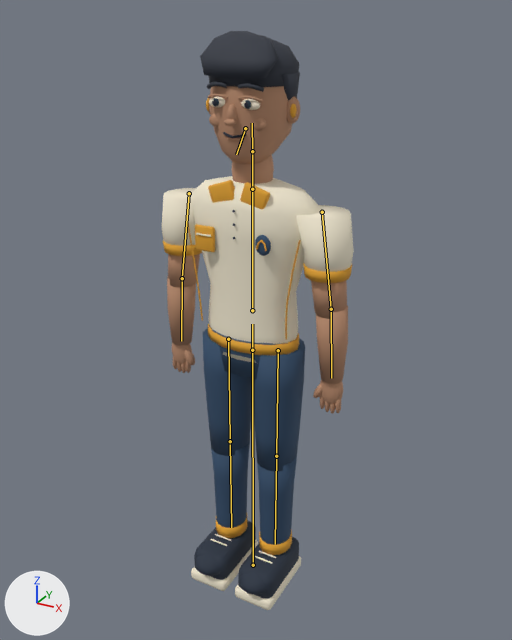
What one commit did to the glTF model public/models/aurora/lorenzo.glb.
Rendered twice from a camera (50 mm lens) standing at (1.012, -1.819, 1.92) and looking at (0.084, -0.132, 1.077). The lights are fixed; the arrows at lower left show +X, +Y and +Z. The older version comes first. The bones that change, and the others that lie on the model, are drawn over the model as lines.

The first picture shows 'Aurora_lorenzo_fictional'.
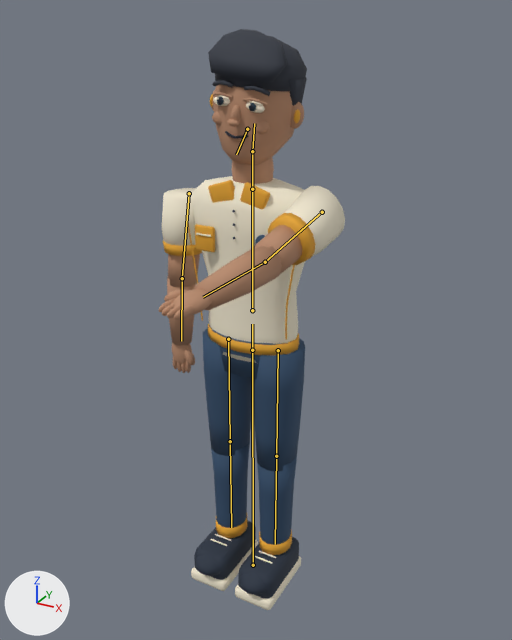
The newer file adds an action. The first version stands in its rest pose; the second is drawn at frame 18 of the action 'Point'.

The edits, one by one:
Bone 'head' (bone_head) turns from (0, 0, 0) to (0, 0, -6) degrees about its own x, y and z.
Bone 'upper_arm.R' (bone_upper_arm_r) turns from (0, 0, 0) to (-77, 0, 0) degrees about its own x, y and z.
Bone 'forearm.R' (bone_forearm_r) turns from (0, 0, 0) to (-7, 0, 0) degrees about its own x, y and z.

Where the change shows, as pixel boxes [x1, y1, x2, y2] in the pictures (512 x 640 px):
'Aurora_lorenzo_fictional', posed: before [162, 31, 354, 610]; after [159, 29, 345, 610]
bone 'head', root to tip: before (252, 151) to (252, 123); after (252, 151) to (254, 123)
bone 'upper_arm.R', root to tip: before (322, 212) to (331, 309); after (322, 212) to (265, 262)
bone 'forearm.R', root to tip: before (331, 309) to (331, 378); after (265, 262) to (203, 297)
